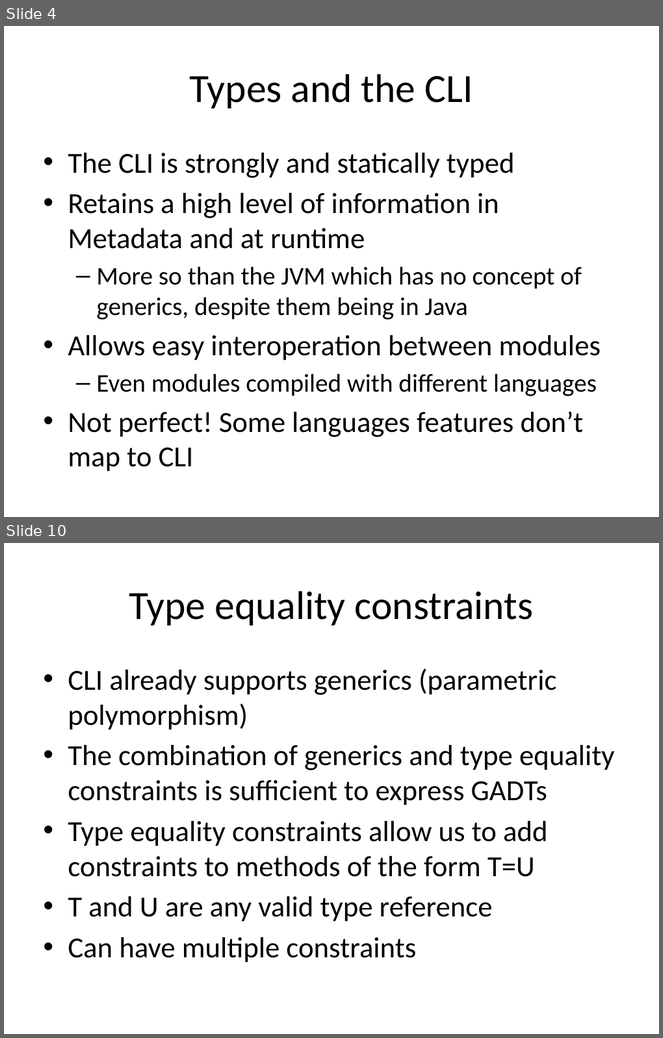
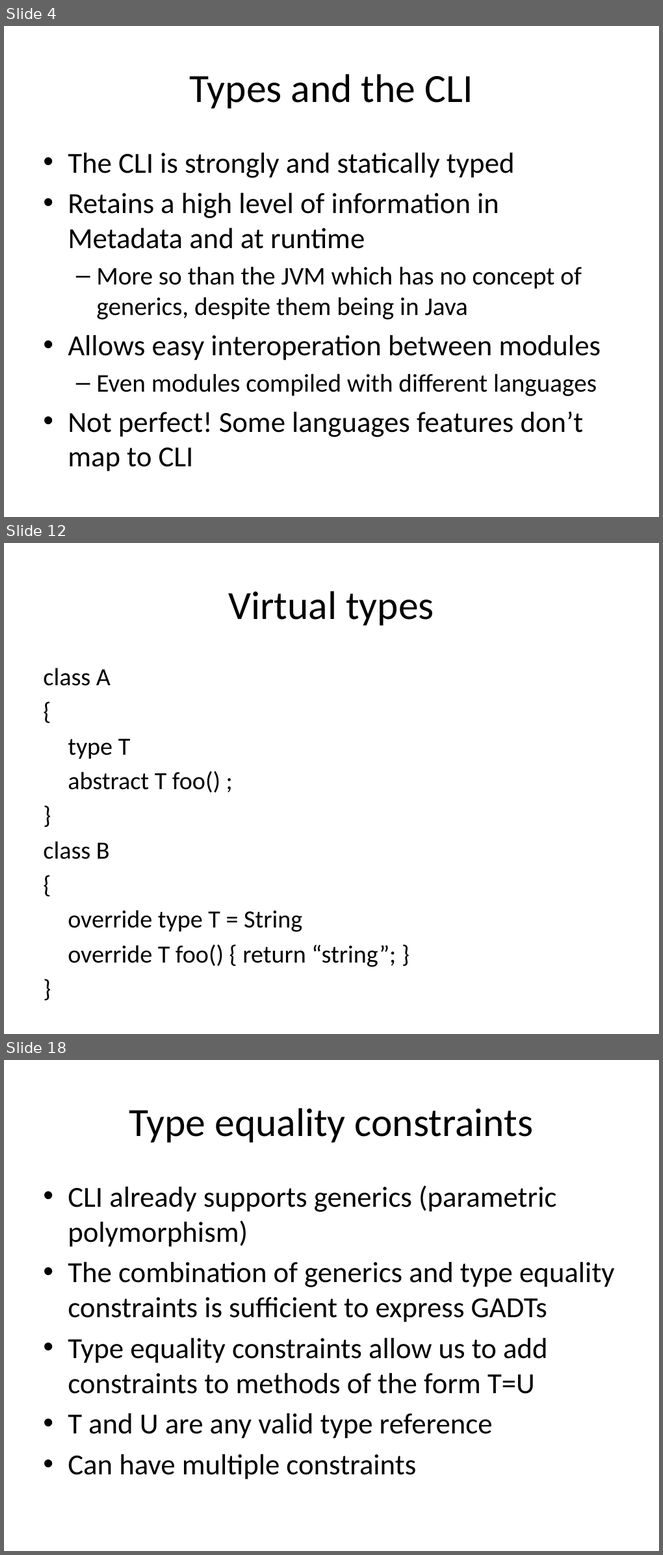
Before and after one commit to Frassle/Imperial-FYP, a slide deck: draftPresenation.pptx. Shown one above the other, each under a label of ours: slides 4 and 10 before the commit, slides 4, 12 and 18 after it; the slides between them are not shown. The pictures are 663x1038 and 663x1555 pixels, drawn with LibreOffice and Linux fonts; fonts in the diff are those of the drawing. Boxes give left, top, right and bottom in pixels: in the first picture for what was removed or moved away, otherwise in the second. Text is boxed around its words. In the diff, an @@ line names an element or a change of style, - is before the commit and + after.

```diff
--- a/draftPresenation.pptx
+++ b/draftPresenation.pptx
@@ slide 12 added at (4, 543, 659, 1034), background #FFFFFF @@
@@ title added at (228, 591, 434, 626), 44 pt, text #000000 @@
+Virtual types
@@ text added at (43, 668, 396, 967), 27.2 pt, text #000000 @@
+class A
+{
+type T
+abstract T foo() ;
+}
+class B
+{
+override type T = String
+override T foo() { return “string”; }
+}
@@ what was slide 10 is now slide 18 @@
```
Also in this commit, not shown: 1 slide changed, 11 other slides added.
